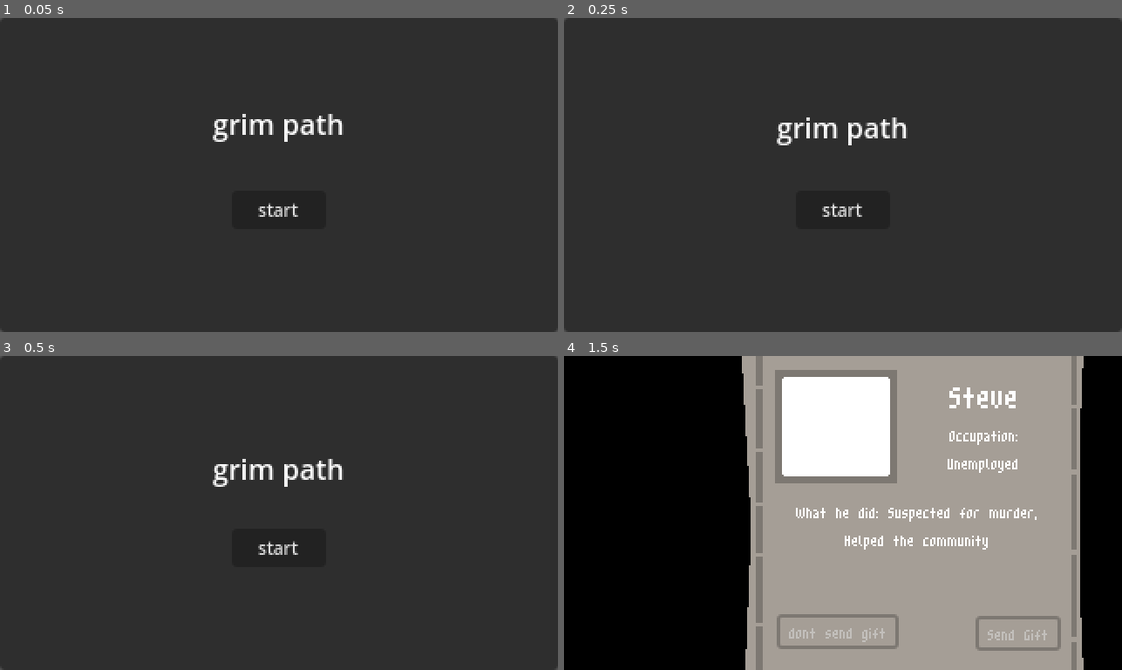
Above: before the commit, frames 1-4 (two rows, left to right).
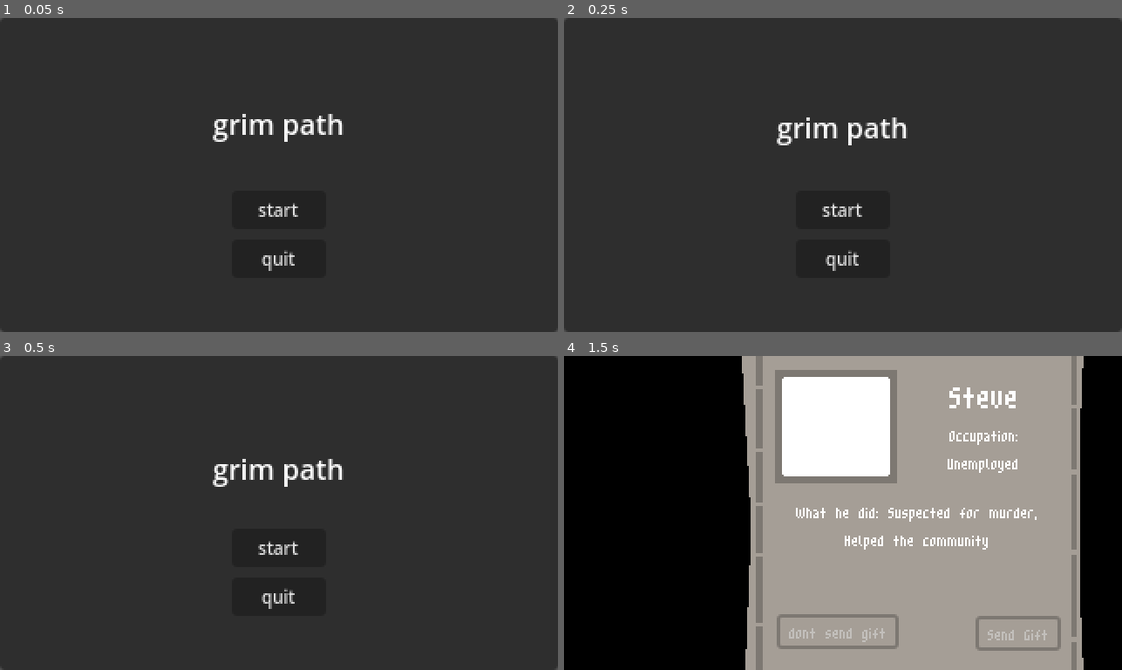
Above: after the commit, the same moments.

Repository: DTRGames/Grims-Pat
Game: Godot game, scene res://Scenes/MainMenu/main_menu.tscn
Same seed, same stepped clock (60 frames per second), same inputs: the game is played once before the commit and once after it. This scene is started directly instead of the project's main scene.
Inputs:
- Up to frame 1 (0.05 s): no input
- Up to frame 2 (0.25 s): no input
- Up to frame 3 (0.5 s): no input
- Up to frame 4 (1.5 s): click "start" at 0.5 s; click "dont send gift" at 1.25 s

The runs differ from the first frame. In frame 1, 0.1% of the frame differs, in the area x 46-53%, y 74-81%; in frame 2, 0.1%; in frame 3, 0.1%; in frame 4, nothing differs.

Commit message:
add quit button to main menu

Diff:
--- a/Scenes/MainMenu/main_menu.tscn
+++ b/Scenes/MainMenu/main_menu.tscn
@@ -1,6 +1,7 @@
-[gd_scene load_steps=5 format=3 uid="uid://dw0mykn1gr1sx"]
+[gd_scene load_steps=6 format=3 uid="uid://dw0mykn1gr1sx"]
 
 [ext_resource type="Script" path="res://Scenes/MainMenu/start.gd" id="1_3lxtd"]
+[ext_resource type="Script" path="res://Scenes/MainMenu/quit.gd" id="2_tamvr"]
 
 [sub_resource type="Animation" id="Animation_niruq"]
 resource_name = "Floating"
@@ -92,4 +93,19 @@
 script = ExtResource("1_3lxtd")
 metadata/_edit_use_anchors_ = true
 
+[node name="Quit" type="Button" parent="."]
+layout_mode = 1
+anchors_preset = -1
+anchor_left = 0.415625
+anchor_top = 0.705556
+anchor_right = 0.584375
+anchor_bottom = 0.827778
+grow_horizontal = 2
+grow_vertical = 2
+theme_override_font_sizes/font_size = 10
+text = "quit"
+script = ExtResource("2_tamvr")
+metadata/_edit_use_anchors_ = true
+
 [connection signal="pressed" from="Start" to="Start" method="_on_pressed"]
+[connection signal="pressed" from="Quit" to="Quit" method="_on_pressed"]
--- /dev/null
+++ b/Scenes/MainMenu/quit.gd
@@ -0,0 +1,5 @@
+extends Button
+
+
+func _on_pressed() -> void:
+	get_tree().quit()
